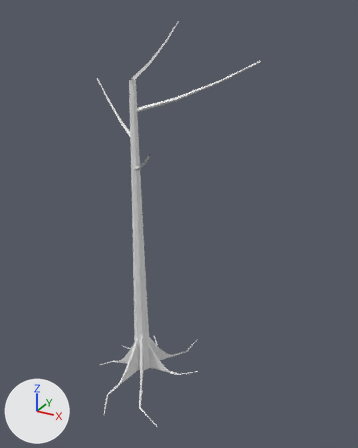
One commit to the OBJ model game/assets/models/plants/SM_Plant_CeibaYoung_Trunk.obj: the scene before it, then after it.
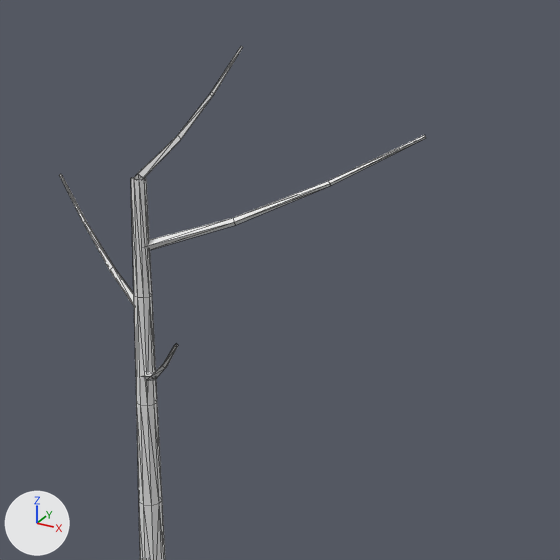
Old and new are each drawn whole from a 50 mm lens placed at (19.5, -28.9, 28.5), pointed at (2.5, 2.0, 13.1) and again close up on the part from 20% to 90% of the width and 0% to 56% of the height. The lights are fixed; the arrows at lower left show +X, +Y and +Z. The last two pictures show the newer version. The close-ups show mesh edges as thin lines. Where no turn or scale is listed for an object, it has been applied to the vertices.

Objects in the first close-up: 'SM_Plant_CeibaYoung_Trunk'.
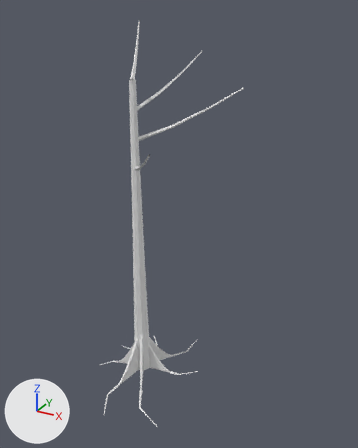
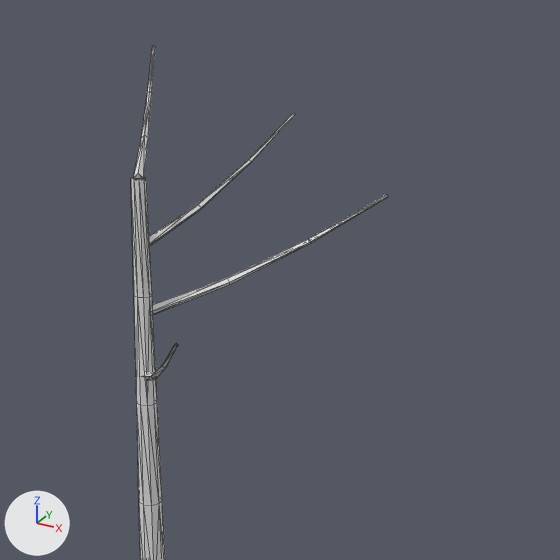
Pixel boxes (x1, y1, x2, y2) of what changed, in the close-ups (560 x 560 px; the box of a moved part takes in the faces that stretch with it):
'SM_Plant_CeibaYoung_Trunk', reshaped
    before: (60, 46, 426, 560)
    after: (131, 46, 388, 560)
part 1 of me_sm_plant_ceibayoung_trunk, moved or reshaped
    before: (60, 174, 134, 306)
    after: (152, 194, 388, 314)
part 2 of me_sm_plant_ceibayoung_trunk, moved or reshaped
    before: (147, 135, 426, 250)
    after: (149, 113, 295, 246)
part 3 of me_sm_plant_ceibayoung_trunk, moved or reshaped
    before: (134, 46, 243, 179)
    after: (133, 46, 155, 179)

The edits, one by one:
me_sm_plant_ceibayoung_trunk is used by ob_sm_plant_ceibayoung_trunk; location (0.0, 0.0, 0.0).
me_sm_plant_ceibayoung_trunk had 374 vertices, 573 faces and spanned x -6.7..7.9, y -6.3..8.8, z 0.0..27.5.
me_sm_plant_ceibayoung_trunk now has 374 vertices, 573 faces and spans x -4.4..5.8, y -6.3..8.5, z 0.0..27.5.
me_sm_plant_ceibayoung_trunk part 1: the loose piece of 16 vertices spanning x -6.7..0.1, y -0.1..4.8, z 19.7..23.2 is turned -99 degrees about the z axis through the mesh origin.
me_sm_plant_ceibayoung_trunk part 2: the loose piece of 16 vertices spanning x -0.1..7.9, y -0.1..3.3, z 21.7..25.3 is turned 60.3 degrees about the z axis through the mesh origin.
me_sm_plant_ceibayoung_trunk part 3: the loose piece of 16 vertices spanning x -1.3..0.2, y 0.0..8.8, z 23.8..27.5 is turned 21.1 degrees about the z axis through the mesh origin.
